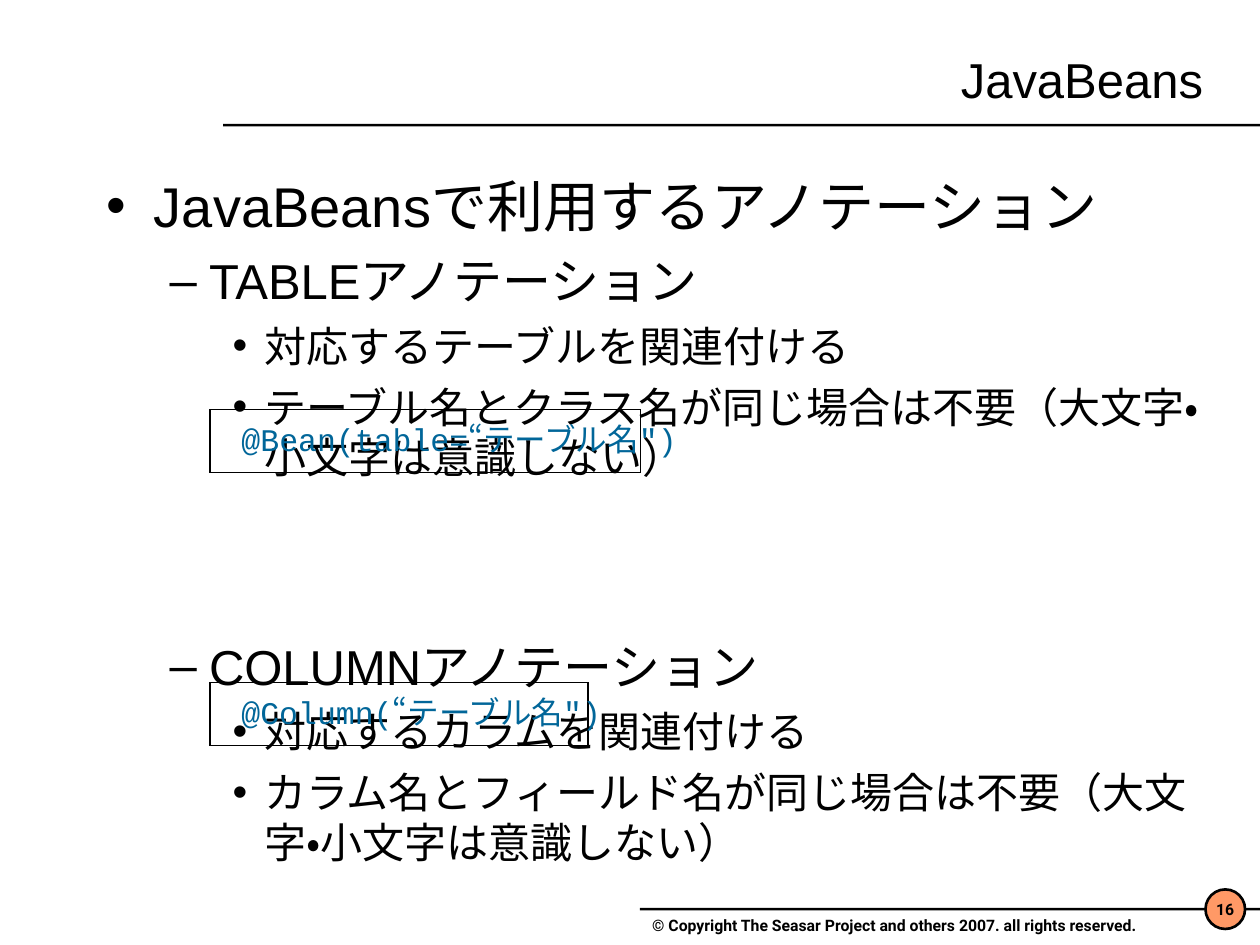
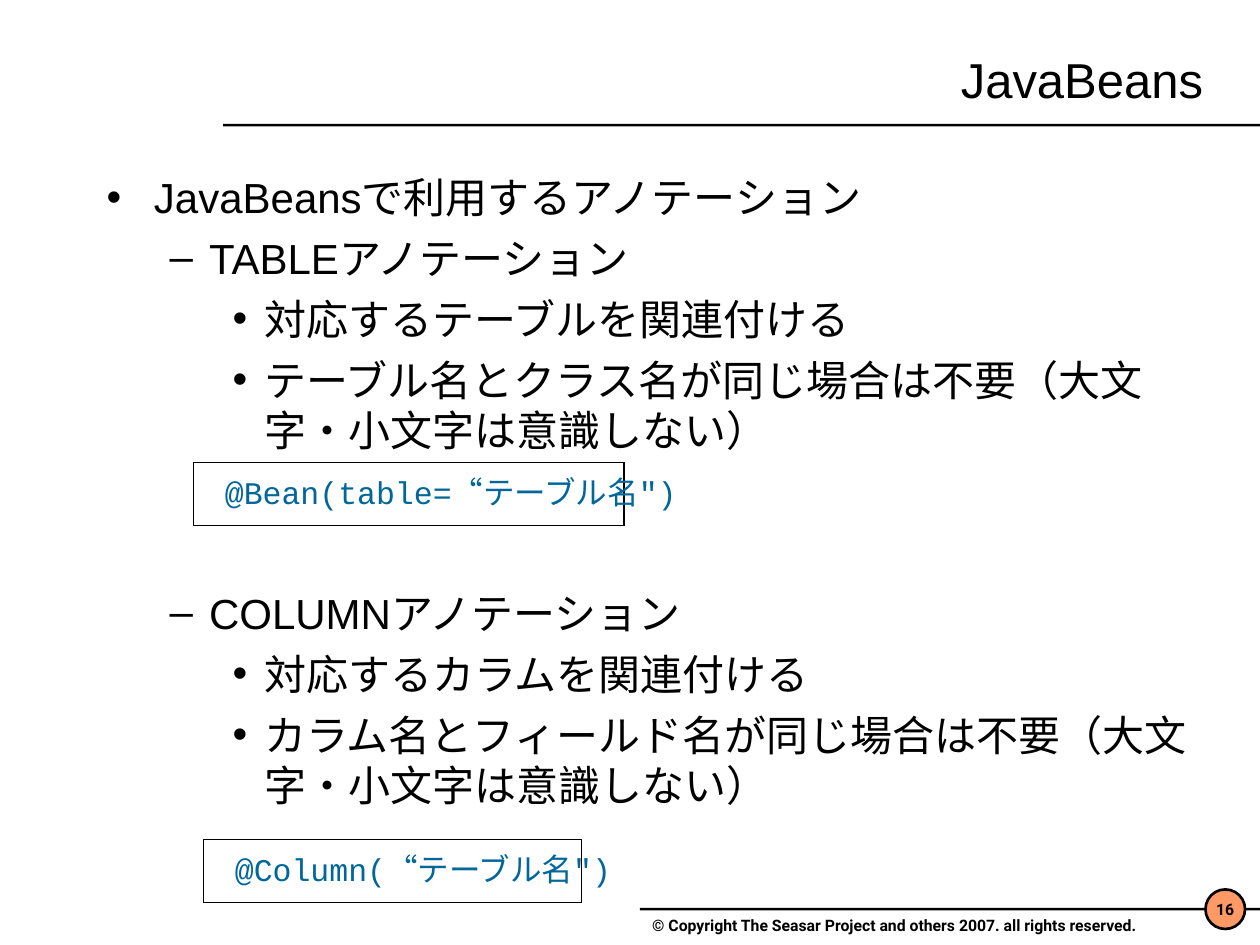
Before and after one commit to seasarorg/seasar2, a slide deck: slide 16 of seasar2_tutorial/S2Dao.ppt. Drawn at 1260x945 pixels with LibreOffice and Linux fonts; fonts in the diff are those of the drawing; background and template pictures are left out. Boxes give left, top, right and bottom in pixels: in the first picture for what was removed or moved away, otherwise in the second. Text is boxed around its words. In the diff, an @@ line names an element or a change of style, - is before the commit and + after.

```diff
--- a/seasar2_tutorial/S2Dao.ppt
+++ b/seasar2_tutorial/S2Dao.ppt
@@ text at (154, 179, 861, 632): size 32 to 24 pt in "JavaBeansで利用するアノテーション"; size 28 to 24 pt in "TABLEアノテーション", "COLUMNアノテーション"; less space between paragraphs @@
@@ rectangle "@Bean(table=“テーブル名")": place and size @@
-rectangle "@Bean(table=“テーブル名")" at (210, 410, 641, 472)
+rectangle "@Bean(table=“テーブル名")" at (193, 462, 624, 525)
@@ rectangle "@Column(“テーブル名")": place and size @@
-rectangle "@Column(“テーブル名")" at (210, 683, 588, 746)
+rectangle "@Column(“テーブル名")" at (203, 839, 581, 902)
```
Also in this commit, not shown: 21 other slides changed, 3 other files.
